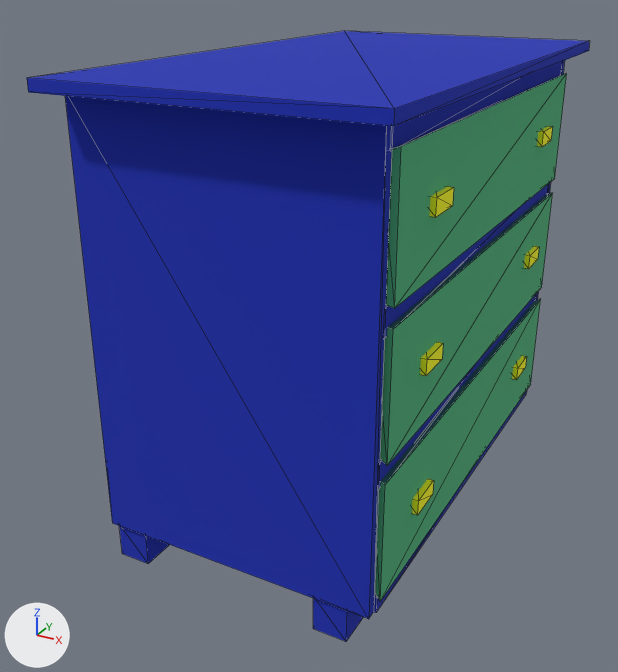
One commit to the OBJ model ProyectoFinal/ProyectoFinal/Models/Cajonera/cajonera.obj: the scene before it, then after it.
One viewpoint serves both versions: a 50 mm camera at (1.21, -2.53, 1.8) aimed at (-0.11, -0.14, 0.6). Every picture has the same lights, and +X, +Y and +Z are marked at lower left. Mesh edges are drawn as thin lines. Where no turn or scale is listed for an object, it has been applied to the vertices. Vertices at the same position are counted once.

The older version as bpy lines, for what is in view:
```python
me_cajonera = bpy.data.meshes.new('cajonera')
me_cajonera.from_pydata(...)  # 1194 vertices, 2194 faces; spans x -0.51..0.51, y -0.9..0.9, z -0.01..1.53
# faces by material slot: [286, 1452, 72, 348, 36]
me_cajonera.materials.append(mat_lambert27sg)  # picture img_azul_jpg
me_cajonera.materials.append(mat_lambert29sg)  # picture img_cafe_jpg
me_cajonera.materials.append(mat_initialshadinggroup)  # picture img_amarillo_jpg
me_cajonera.materials.append(mat_lambert26sg)  # picture img_gris_jpg
me_cajonera.materials.append(mat_lambert28sg)  # picture img_azul_agua_jpg
ob_cajonera = bpy.data.objects.new('cajonera', me_cajonera)
ob_cajonera.location = (0.0, 0.0, 0.0)
```
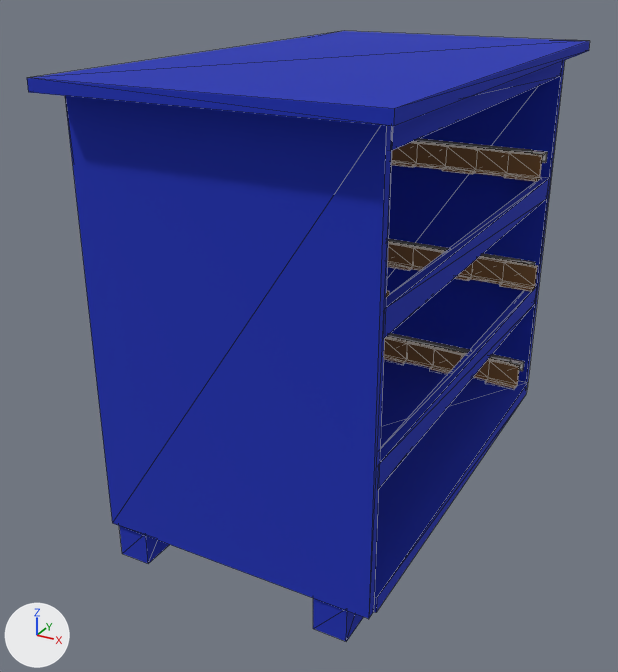
What the commit changed:
me_cajonera is used by ob_cajonera; location (0.0, 0.0, 0.0).
me_cajonera had 1194 vertices, 2194 faces and spanned x -0.51..0.51, y -0.9..0.9, z -0.01..1.53.
me_cajonera now has 1026 vertices, 1942 faces and spans x -0.51..0.51, y -0.9..0.9, z -0.01..1.53.
me_cajonera part 1: 19 loose pieces with 152 vertices, spanning x -0.46..0.49, y -0.77..0.77, z 0.16..1.42, are deleted.
me_cajonera part 2: 3 vertices moved within x -0.46..0.45, y -0.76..0.72, z 0.11..0.17; 16 vertices removed from x -0.46..0.47, y -0.76..0.76, z 0.17..0.98.
me_cajonera no longer uses material mat_initialshadinggroup (picture img_amarillo_jpg).
me_cajonera no longer uses material mat_lambert28sg (picture img_azul_agua_jpg).

Changed parts and their boxes [x1, y1, x2, y2] in the pictures (618 x 672 px):
part 1 of me_cajonera, deleted (green): before [375, 74, 567, 601]
part 2 of me_cajonera, cut back: before [369, 126, 553, 618]; after [369, 126, 523, 618]
